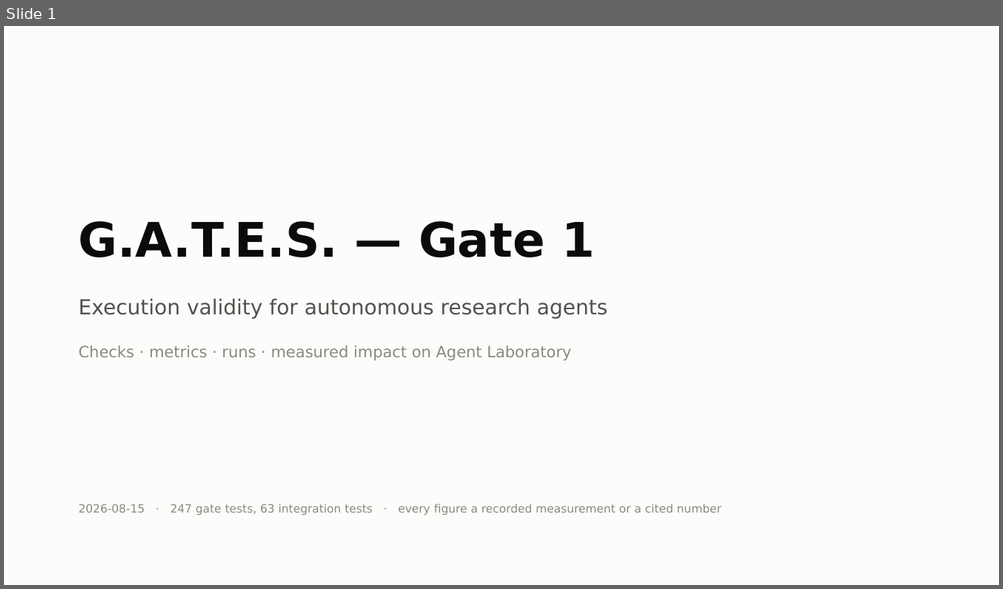
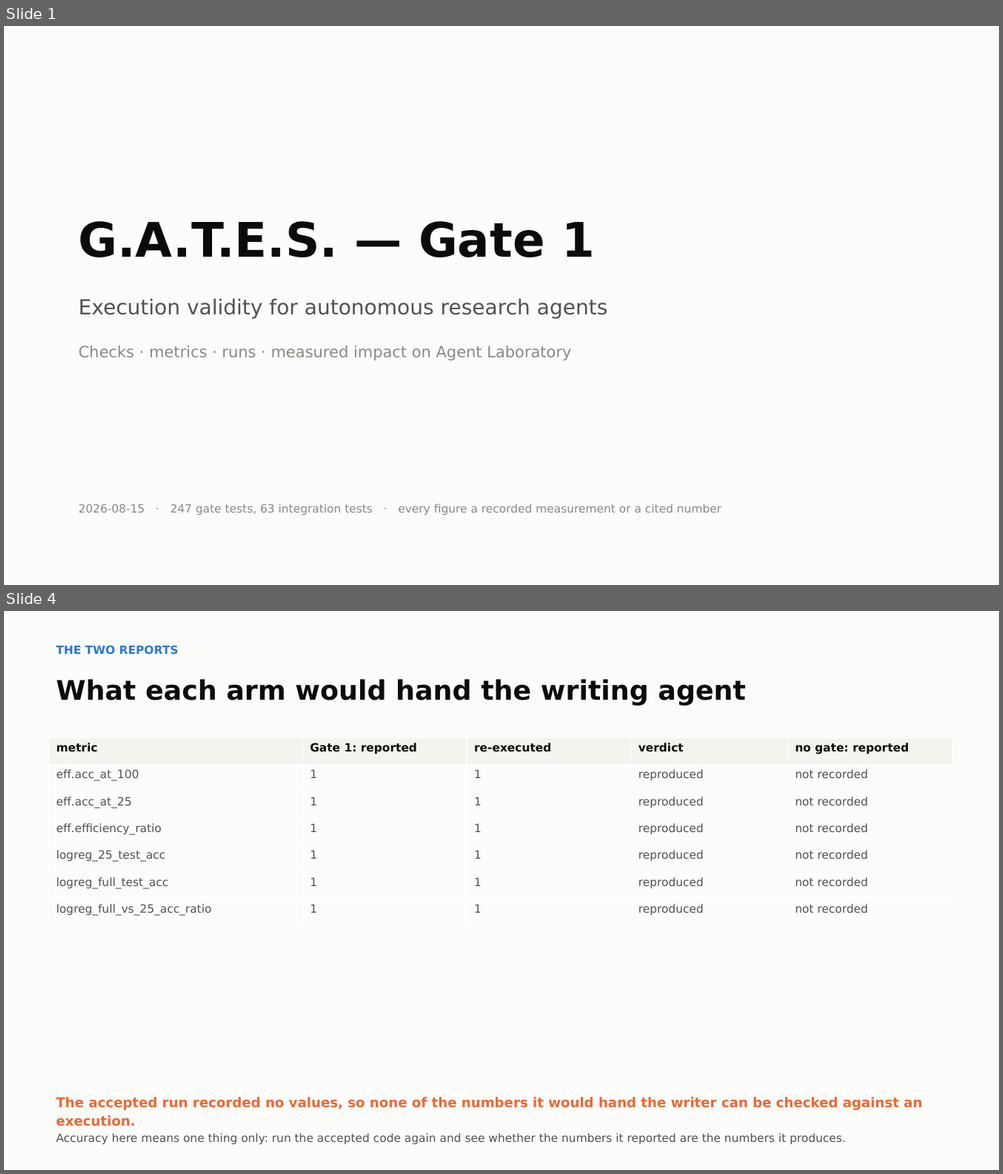
Before and after one commit to bananatruck/gates, a slide deck: reports/GATE1_DECK.pptx. Shown one above the other, each under a label of ours: slide 1 before the commit, slides 1 and 4 after it; the slides between them are not shown. The pictures are 1003x589 and 1003x1174 pixels, drawn with LibreOffice and Linux fonts; fonts in the diff are those of the drawing. Boxes give left, top, right and bottom in pixels: in the first picture for what was removed or moved away, otherwise in the second. Text is boxed around its words. In the diff, an @@ line names an element or a change of style, - is before the commit and + after.

```diff
--- a/reports/GATE1_DECK.pptx
+++ b/reports/GATE1_DECK.pptx
@@ slide 4 added at bbox=[4, 611, 999, 1170], background #FCFCFB @@
@@ text added at bbox=[56, 645, 179, 655], 11 pt, text #2A78D6, bold @@
+THE TWO REPORTS
@@ text added at bbox=[56, 679, 745, 706], 26 pt, text #0B0B0B, bold @@
+What each arm would hand the writing agent
@@ table added at bbox=[48, 738, 951, 925], 7 rows, 5 columns @@
+metric | Gate 1: reported | re-executed | verdict | no gate: reported
+eff.acc_at_100 | 1 | 1 | reproduced | not recorded
+eff.acc_at_25 | 1 | 1 | reproduced | not recorded
+eff.efficiency_ratio | 1 | 1 | reproduced | not recorded
+logreg_25_test_acc | 1 | 1 | reproduced | not recorded
+logreg_full_test_acc | 1 | 1 | reproduced | not recorded
+logreg_full_vs_25_acc_ratio | 1 | 1 | reproduced | not recorded
@@ text added at bbox=[56, 1097, 922, 1145], 11 pt, text #52514E @@
+The accepted run recorded no values, so none of the numbers it would hand the writer can be checked against an execution.
+Accuracy here means one thing only: run the accepted code again and see whether the numbers it reported are the numbers it produces.
```
Also in this commit, not shown: 1 slide changed, 6 other slides added, 11 other files.
